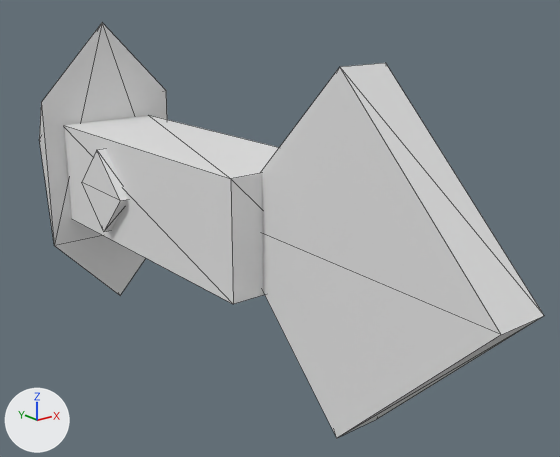
The glTF model Models/Fish.glb: old version first, new version second.
Rendered twice from a camera (50 mm lens) standing at (-2.47, -4.05, 1.24) and looking at (0.39, -0.49, -0.19). The lights are fixed; the arrows at lower left show +X, +Y and +Z. Mesh edges are drawn as thin lines. Where no turn or scale is listed for an object, it has been applied to the vertices.
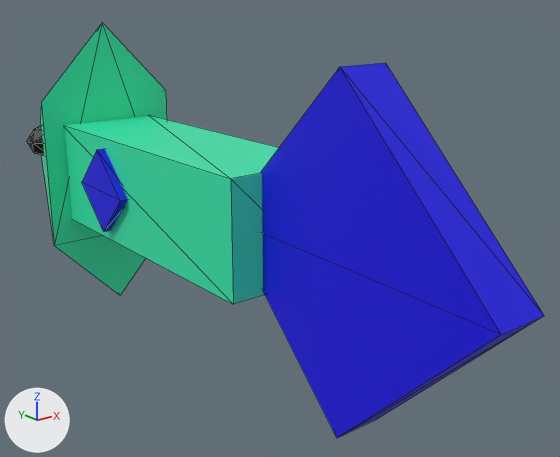
Commit message: Fish to scene for instancing

Where the change shows, as pixel boxes (x1, y1, x2, y2) in the pictures (560 x 457 px):
'Cube.001', recoloured (white to blue)
    both: (260, 63, 544, 438)
'Cube', recoloured (white to green)
    both: (64, 115, 279, 304)
'Cone', recoloured (white to green)
    both: (39, 23, 167, 295)
'Cube.003', recoloured (white to blue)
    both: (82, 149, 128, 232)
'Icosphere', added
    after: (27, 126, 44, 156)

Edits to the bpy script that builds the scene:
```text
Add mat_material_002:
    mat_material_002 = principled_material('Material.002')
    mat_material_002.base_color = (0.00852, 0.0039, 0.8)  # blue #170de7
Add mat_material_003:
    mat_material_003 = principled_material('Material.003')
    mat_material_003.base_color = (0.035, 0.8, 0.414)  # green #35e7ac
Add mat_material_001:
    mat_material_001 = principled_material('Material.001')
    mat_material_001.base_color = (0.0, 0.0, 0.0)  # black #000000
Change me_cube:
    where me_cube.from_pydata(...)  # 8 vertices, 12 faces; spans x -0.33..0.33, y -1.0..1.0, z -0.33..0.33
    remove me_cube.materials.append(mat_material)  # white #e7e7e7
    add me_cube.materials.append(mat_material_003)  # green #35e7ac
Change me_cone:
    where me_cone.from_pydata(...)  # 7 vertices, 10 faces; spans x -0.48..0.48, y -0.66..0.66, z -1.0..1.0
    add me_cone.materials.append(mat_material_003)  # green #35e7ac
Change me_cube_001:
    where me_cube_001.from_pydata(...)  # 8 vertices, 12 faces; spans x -0.14..0.14, y -0.9..0.9, z -0.9..0.9
    add me_cube_001.materials.append(mat_material_002)  # blue #170de7
Change me_cube_003:
    where me_cube_003.from_pydata(...)  # 8 vertices, 12 faces; spans x -0.041..0.041, y -0.266..0.266, z -0.266..0.266
    add me_cube_003.materials.append(mat_material_002)  # blue #170de7
Add me_icosphere:
    me_icosphere.from_pydata(...)  # an icosphere of 80 faces spanning x -0.4..0.4, y -0.175..0.175, z -0.175..0.175
    me_icosphere.materials.append(mat_material_001)  # black #000000
Add ob_icosphere:
    ob_icosphere = bpy.data.objects.new('Icosphere', me_icosphere)
    ob_icosphere.location = (0.0, 1.446, 0.149)
```
